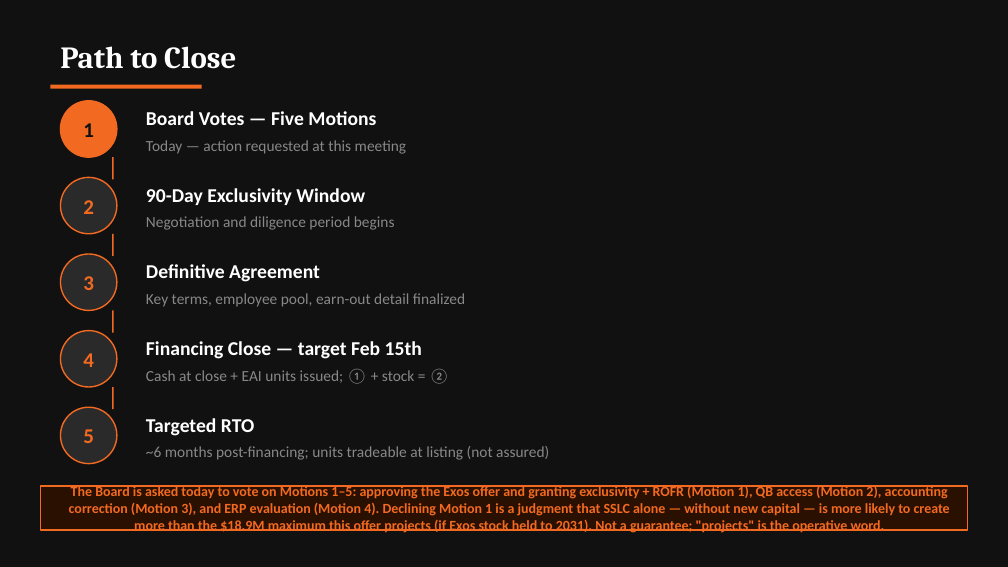
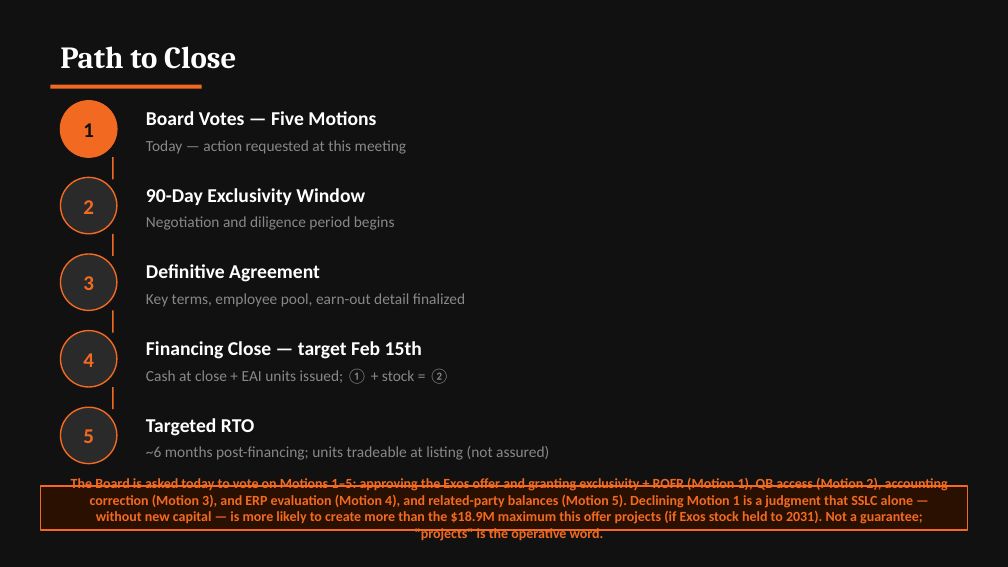
Before and after one commit to ExosAerospace/workspace, a slide deck: slide 18 of drafts/Exos_SSLC_Board_Offer_Overview_2026-10-10_r2.pptx (slide 16 before the commit). Drawn at 1008x567 pixels with LibreOffice and Linux fonts; fonts in the diff are those of the drawing; background and template pictures are left out. Boxes give left, top, right and bottom in pixels: in the first picture for what was removed or moved away, otherwise in the second. Text is boxed around its words. In the diff, an @@ line names an element or a change of style, - is before the commit and + after.

```diff
--- a/drafts/Exos_SSLC_Board_Offer_Overview_2026-10-10_r2.pptx
+++ b/drafts/Exos_SSLC_Board_Offer_Overview_2026-10-10_r2.pptx
@@ text at <box>71,478,948,541</box>: text changed @@
-The Board is asked today to vote on Motions 1–5: approving the Exos offer and granting exclusivity + ROFR (Motion 1), QB access (Motion 2), accounting correction (Motion 3), and ERP evaluation (Motion 4). Declining Motion 1 is a judgment that SSLC alone — without new capital — is more likely to create more than the $18.9M maximum this offer projects (if Exos stock held to 2031). Not a guarantee; "projects" is the operative word.
+The Board is asked today to vote on Motions 1–5: approving the Exos offer and granting exclusivity + ROFR (Motion 1), QB access (Motion 2), accounting correction (Motion 3), and ERP evaluation (Motion 4), and related-party balances (Motion 5). Declining Motion 1 is a judgment that SSLC alone — without new capital — is more likely to create more than the $18.9M maximum this offer projects (if Exos stock held to 2031). Not a guarantee; "projects" is the operative word.
```
Also in this commit, not shown: 5 other slides changed, 2 slides added, 2 other files.
